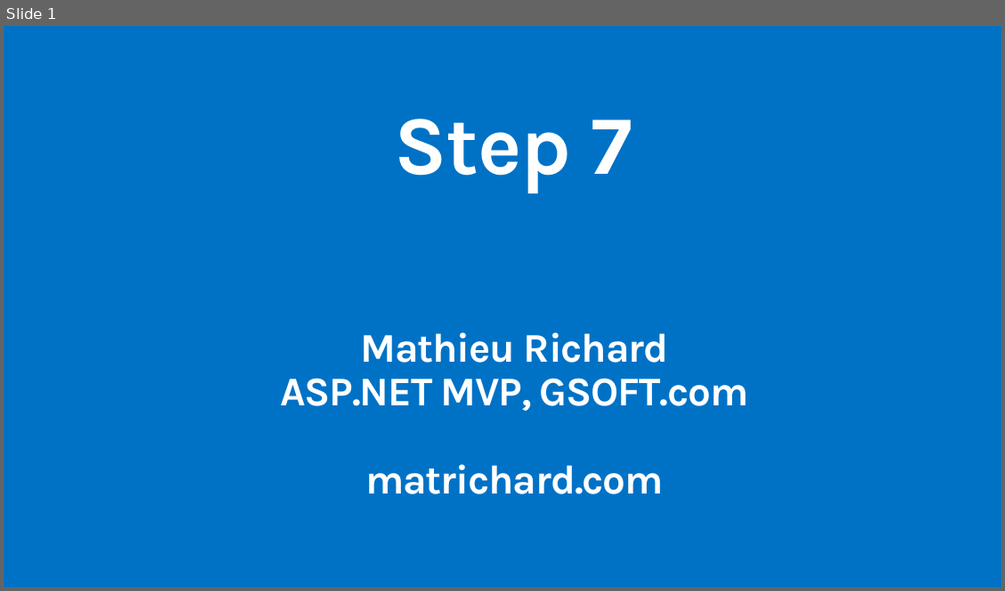
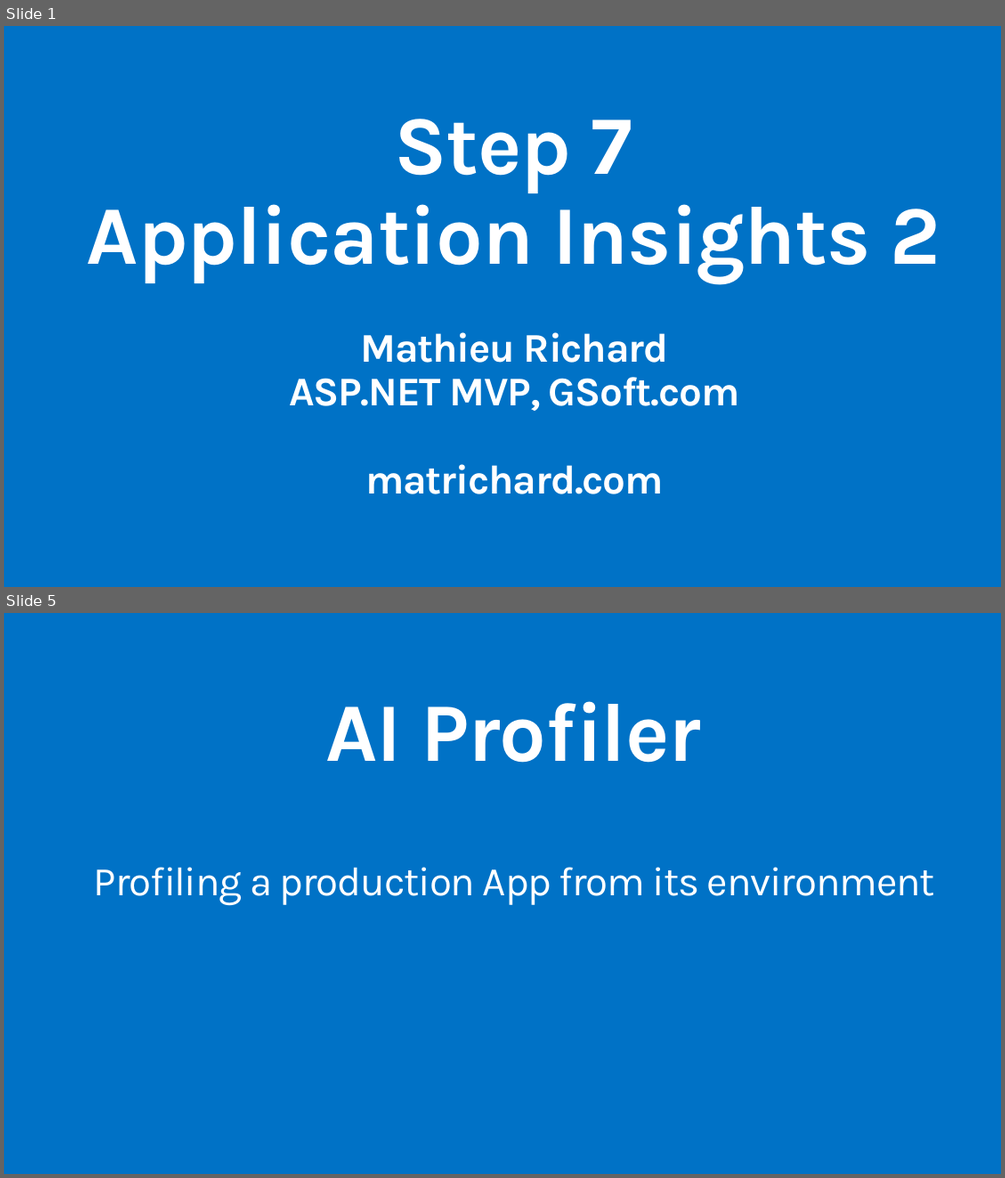
Before and after one commit to MSDEVMTL/GlobalAzureBootcamp2018, a slide deck: Step7/Step7-AppInsights2.pptx. Shown one above the other, each under a label of ours: slide 1 before the commit, slides 1 and 5 after it; the slides between them are not shown. The pictures are 1005x591 and 1005x1178 pixels, drawn with LibreOffice and Linux fonts; fonts in the diff are those of the drawing; background and template pictures are left out. Boxes give left, top, right and bottom in pixels: in the first picture for what was removed or moved away, otherwise in the second. Text is boxed around its words. In the diff, an @@ line names an element or a change of style, - is before the commit and + after.

Commit message:
fix typo and finish of slides

```diff
--- a/Step7/Step7-AppInsights2.pptx
+++ b/Step7/Step7-AppInsights2.pptx
@@ slide 5 added at (x1=4, y1=613, x2=1001, y2=1174), background #0072C6 @@
@@ title added at (x1=325, y1=701, x2=701, y2=763), 80 pt, text #FFFFFF, bold @@
+AI Profiler
@@ text added at (x1=94, y1=867, x2=935, y2=905), 39.2 pt, text #FFFFFF @@
+Profiling a production App from its environment
@@ slide 1 changed as well @@
@@ title at (x1=87, y1=119, x2=939, y2=283): text changed @@
-Step 7
+Step 7
+Application Insights 2
@@ text at (x1=289, y1=377, x2=740, y2=410): text changed @@
-ASP.NET MVP, GSOFT.com
+ASP.NET MVP, GSoft.com
```
Also in this commit, not shown: 2 other slides changed, 4 other slides added, 1 other file.
